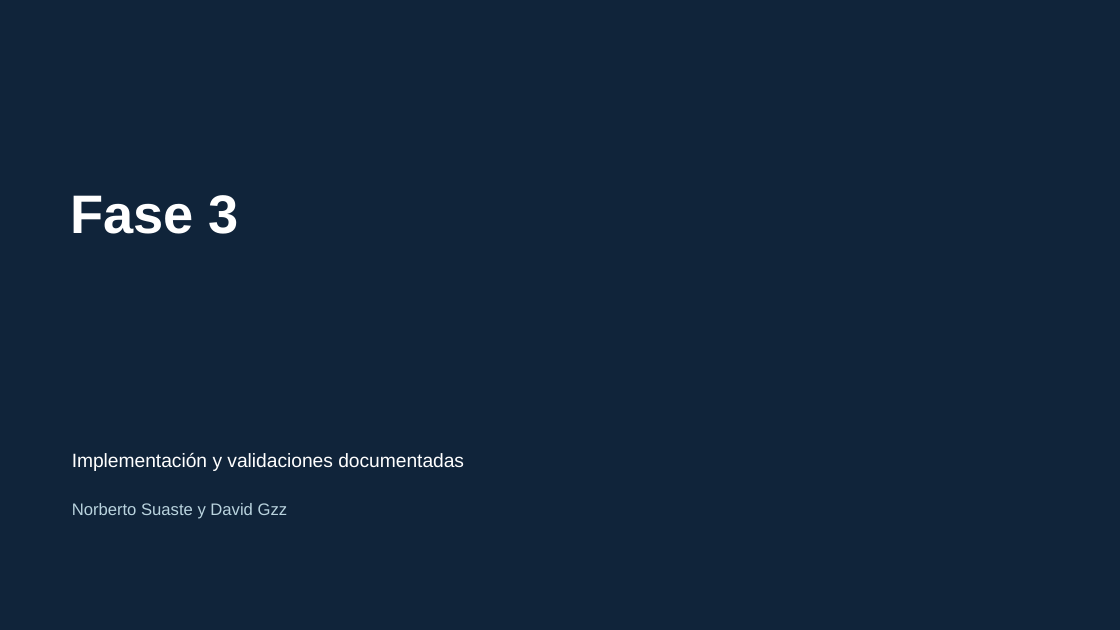
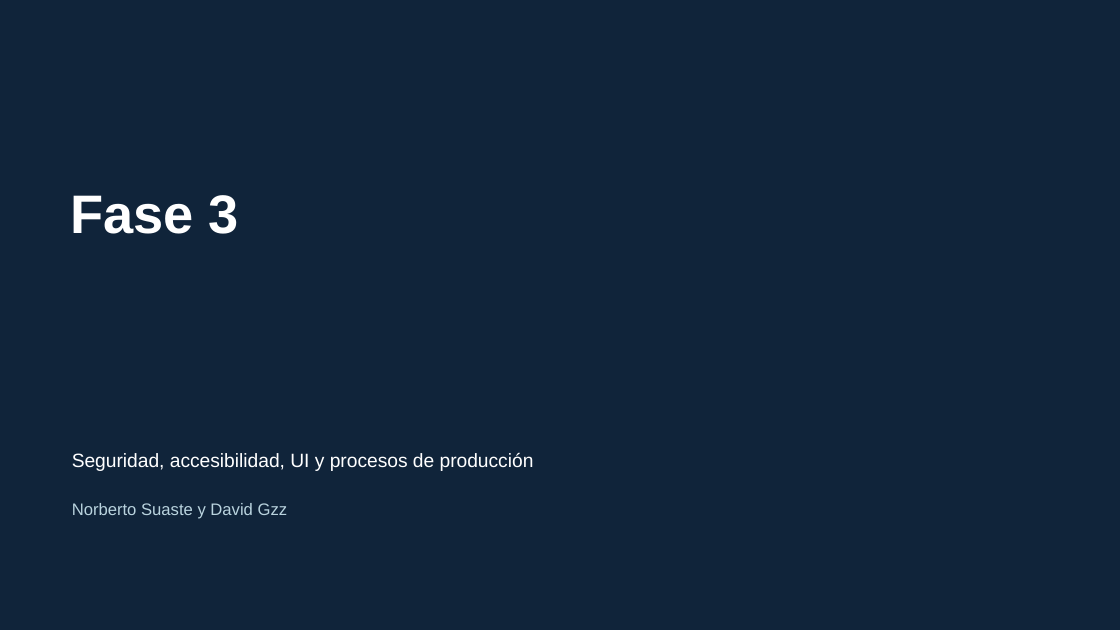
Before and after one commit to Hacket00GTFO/Boutique-Eq4-DevOPS, a slide deck: slide 1 of docs/Boutique-Eq4-Fase3-Seguridad-UI-Validaciones.pptx. Drawn at 1120x630 pixels with LibreOffice and Linux fonts; fonts in the diff are those of the drawing. Boxes give left, top, right and bottom in pixels: in the first picture for what was removed or moved away, otherwise in the second. Text is boxed around its words. In the diff, an @@ line names an element or a change of style, - is before the commit and + after.

```diff
--- a/docs/Boutique-Eq4-Fase3-Seguridad-UI-Validaciones.pptx
+++ b/docs/Boutique-Eq4-Fase3-Seguridad-UI-Validaciones.pptx
@@ text at (72,452,534,471): text changed @@
-Implementación y validaciones documentadas
+Seguridad, accesibilidad, UI y procesos de producción
```
Also in this commit, not shown: 1 other slide changed, 10 slides added.
